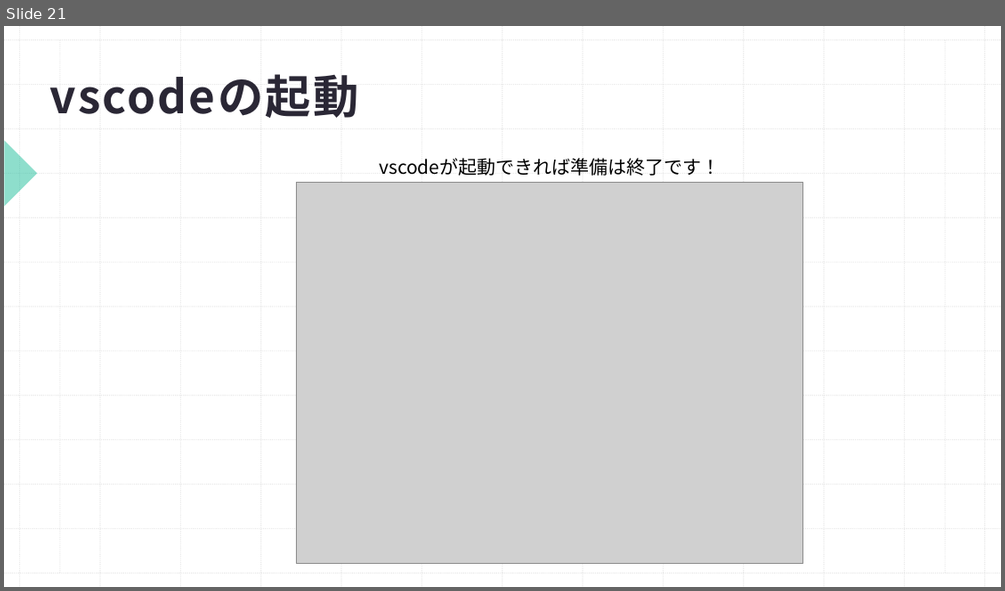
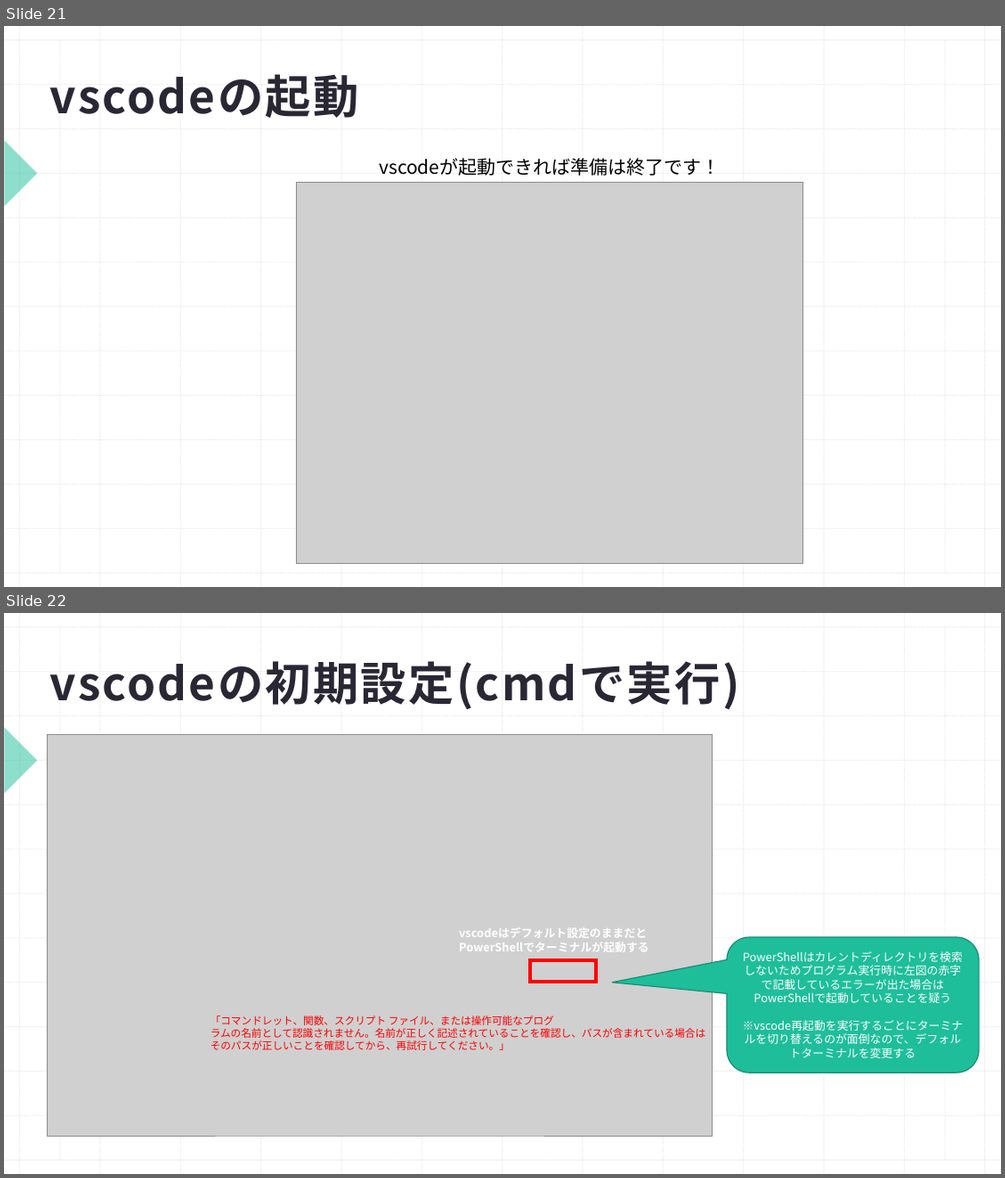
Before and after one commit to Shohei1129/Python_traning, a slide deck: プログラミング勉強会Python編(1.概要).pptx. Shown one above the other, each under a label of ours: slide 21 before the commit, slides 21 and 22 after it. The pictures are 1005x591 and 1005x1178 pixels, drawn with LibreOffice and Linux fonts; fonts in the diff are those of the drawing; grey boxes stand for pictures. Boxes give left, top, right and bottom in pixels: in the first picture for what was removed or moved away, otherwise in the second. Text is boxed around its words. In the diff, an @@ line names an element or a change of style, - is before the commit and + after.

```diff
--- a/プログラミング勉強会Python編(1.概要).pptx
+++ b/プログラミング勉強会Python編(1.概要).pptx
@@ slide 22 added at box(4, 613, 1001, 1174), background #FFFFFF; not listed: 29 template elements that a slide beside it also shows @@
@@ title added at box(49, 661, 739, 709), 44 pt, text #2A2735, bold @@
+vscodeの初期設定(cmdで実行)
@@ picture added at box(47, 735, 712, 1135) @@
@@ text added at box(459, 927, 649, 952), 11 pt, text #FFFFFF, bold @@
+vscodeはデフォルト設定のままだと
+PowerShellでターミナルが起動する
@@ rounded speech box added at box(727, 937, 979, 1072), fill #1EBE9B, outline #168D73 1 pt, 11 pt, text #FFFFFF @@
+PowerShellはカレントディレクトリを検索しないためプログラム実行時に左図の赤字で記載しているエラーが出た場合はPowerShellで起動していることを疑う
+※vscode再起動を実行するごとにターミナルを切り替えるのが面倒なので、デフォルトターミナルを変更する
@@ rectangle added at box(531, 961, 596, 981), outline #FF0000 3 pt @@
@@ text added at box(210, 1015, 705, 1050), 10 pt, text #FF0000 @@
+「コマンドレット、関数、スクリプト ファイル、または操作可能なプログ
+ラムの名前として認識されません。名前が正しく記述されていることを確認し、パスが含まれている場合は
+そのパスが正しいことを確認してから、再試行してください。」
```
Also in this commit, not shown: 1 slide changed, 2 other slides added.
